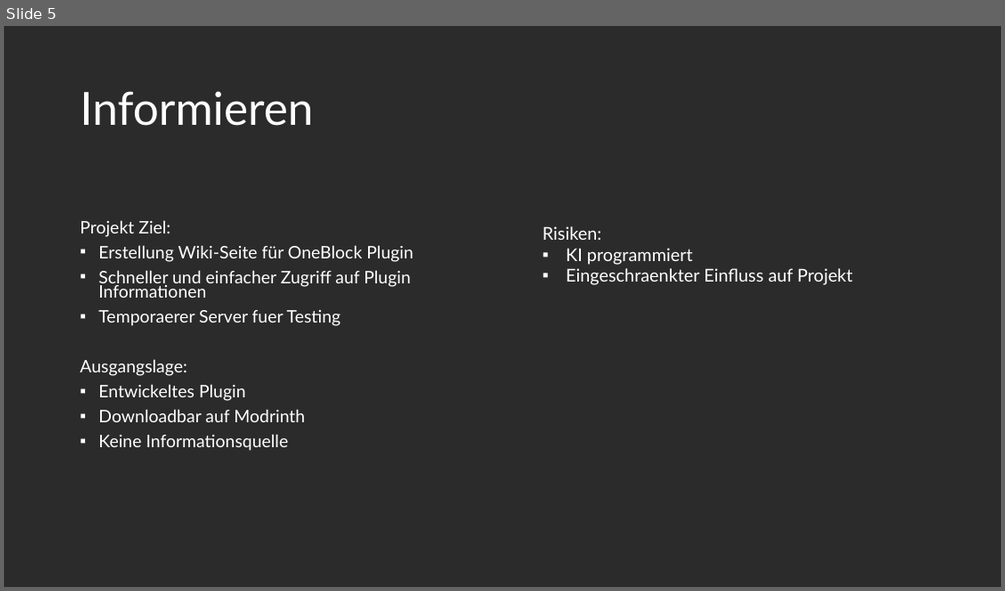
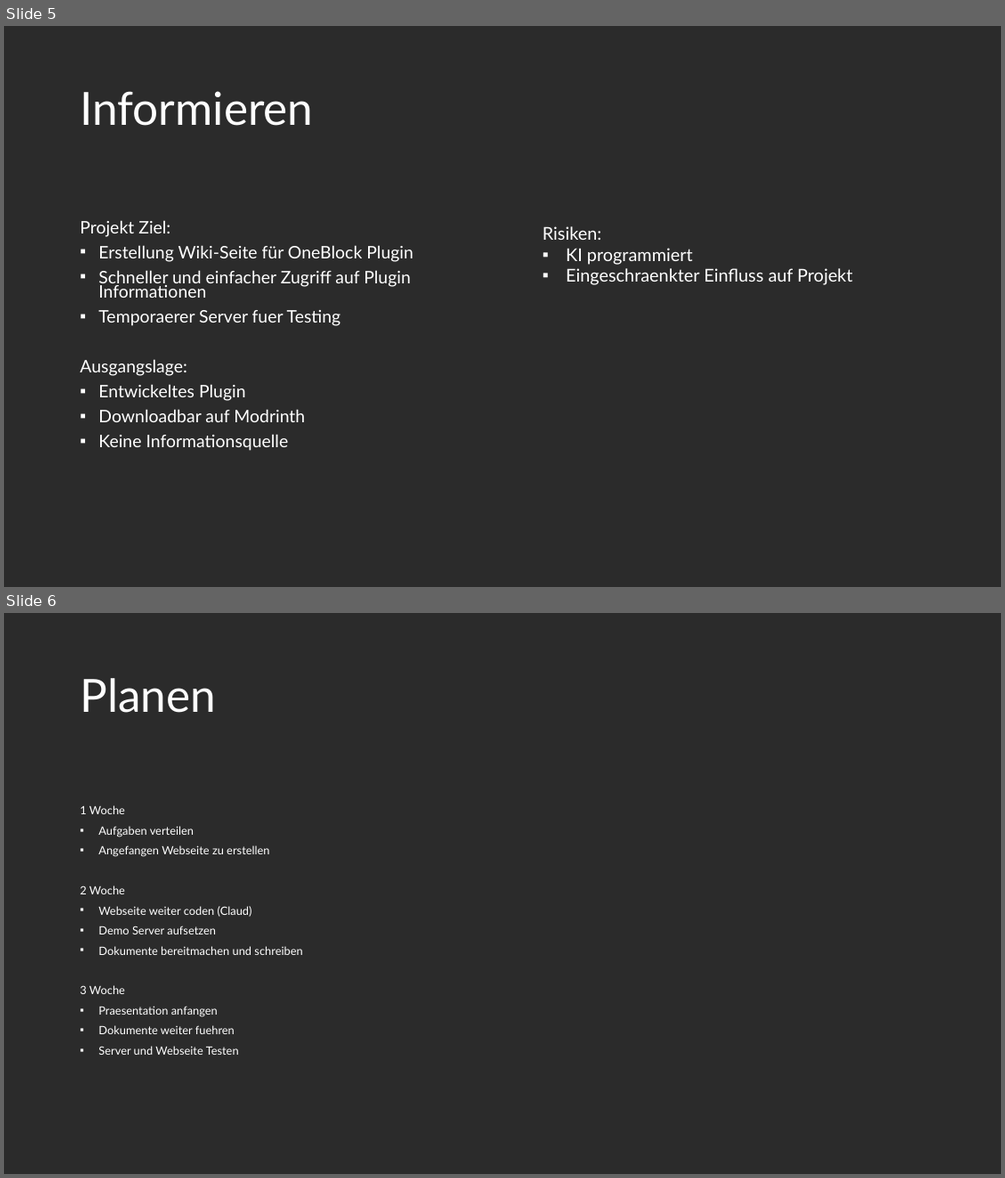
Before and after one commit to The12Forest/BBZW-M431-Wiki, a slide deck: Dokumentation/MinecraftWikiPPTX.pptx. Shown one above the other, each under a label of ours: slide 5 before the commit, slides 5 and 6 after it. The pictures are 1005x591 and 1005x1178 pixels, drawn with LibreOffice and Linux fonts; fonts in the diff are those of the drawing; background and template pictures are left out; a plain dark background stands for a picture behind light text. Boxes give left, top, right and bottom in pixels: in the first picture for what was removed or moved away, otherwise in the second. Text is boxed around its words. In the diff, an @@ line names an element or a change of style, - is before the commit and + after.

```diff
--- a/Dokumentation/MinecraftWikiPPTX.pptx
+++ b/Dokumentation/MinecraftWikiPPTX.pptx
@@ slide 6 added at [4, 613, 1001, 1174], background picture (left out) @@
@@ title added at [80, 678, 216, 713], 44 pt, text #FFFFFF @@
+Planen
@@ text added at [80, 805, 302, 1054], 11 pt, text #FFFFFF @@
+1 Woche
+▪ Aufgaben verteilen
+▪ Angefangen Webseite zu erstellen
+2 Woche
+▪ Webseite weiter coden (Claud)
+▪ Demo Server aufsetzen
+▪ Dokumente bereitmachen und schreiben
+3 Woche
+▪ Praesentation anfangen
+▪ Dokumente weiter fuehren
+▪ Server und Webseite Testen
```
Also in this commit, not shown: 1 slide changed, 1 other slide added, 1 slide removed.
